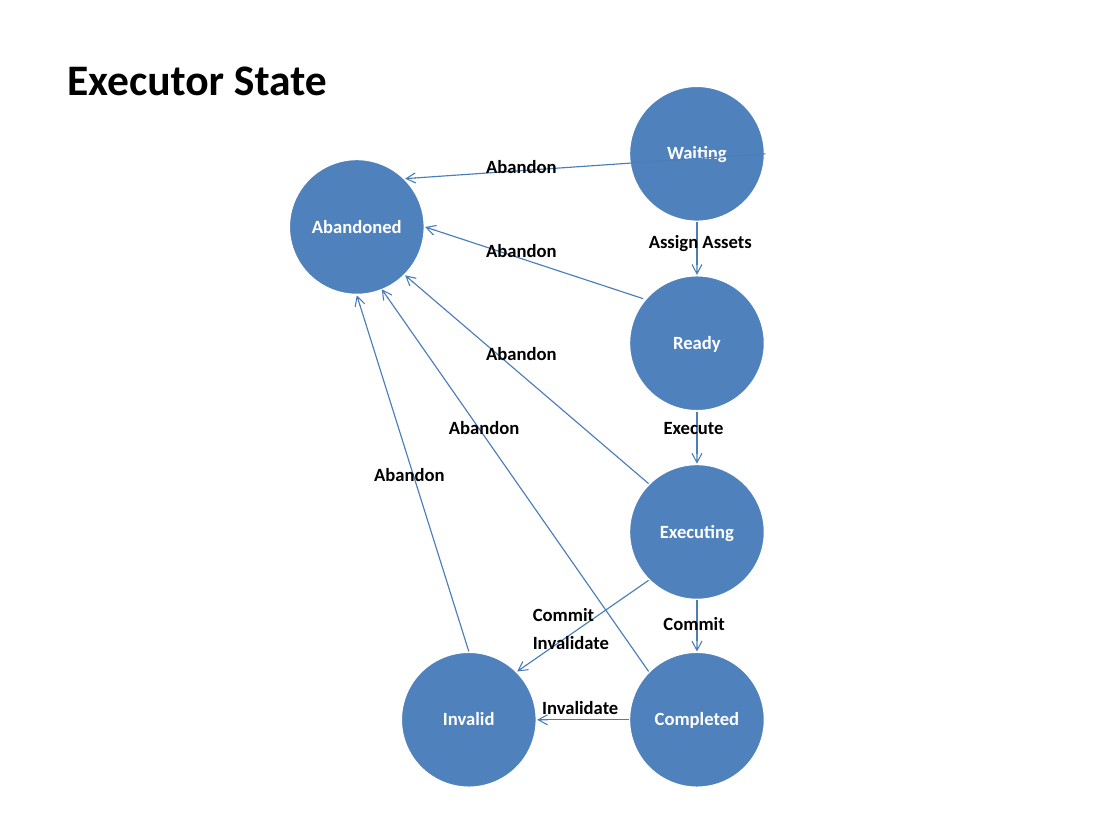
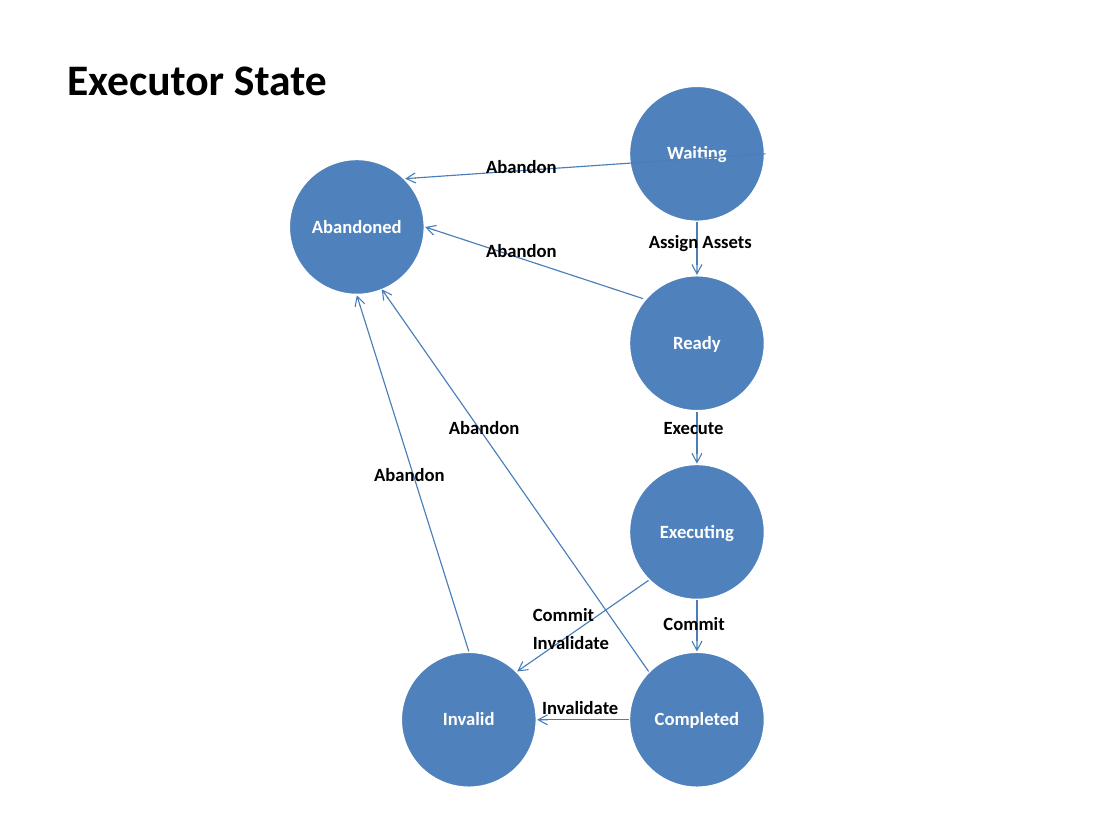
Before and after one commit to happylennychen/BCLabManager, a slide deck: slide 17 of Doc/V5 design doc.pptx. Drawn at 1120x840 pixels with LibreOffice and Linux fonts; fonts in the diff are those of the drawing. Boxes give left, top, right and bottom in pixels: in the first picture for what was removed or moved away, otherwise in the second. Text is boxed around its words. In the diff, an @@ line names an element or a change of style, - is before the commit and + after.

```diff
--- a/Doc/V5 design doc.pptx
+++ b/Doc/V5 design doc.pptx
@@ arrow removed from (648, 484) to (405, 276) @@
@@ text removed at (486,344,557,365) @@
-Abandon
```
Also in this commit, not shown: 1 slide added, 4 other files.
